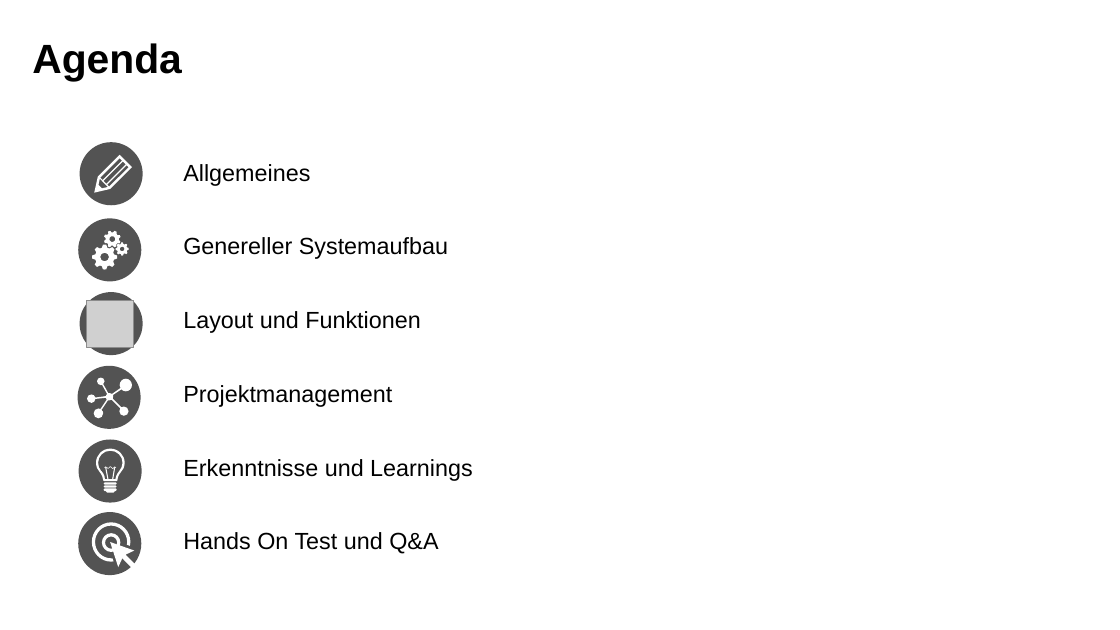
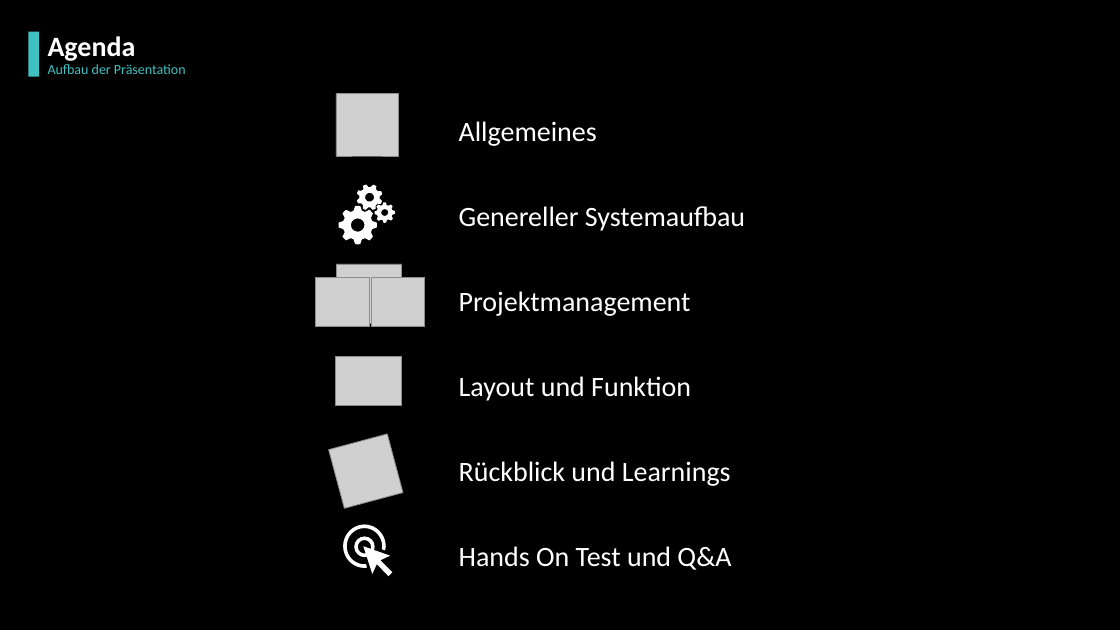
Before and after one commit to pagdot/Jukebox-App, a slide deck: slide 2 of doc/Präsentation.pptx. Drawn at 1120x630 pixels with LibreOffice and Linux fonts; fonts in the diff are those of the drawing; grey boxes stand for pictures; background and template pictures are left out. Boxes give left, top, right and bottom in pixels: in the first picture for what was removed or moved away, otherwise in the second. Text is boxed around its words. In the diff, an @@ line names an element or a change of style, - is before the commit and + after.

Commit message:
2019-12-18 +Update: Operation Manual +Update: Presentation
+Update: Operation Manual: Made new images of changed ui and also changed operation manual description.
+Update: Presentation: Updated current presentation with new design.

```diff
--- a/doc/Präsentation.pptx
+++ b/doc/Präsentation.pptx
@@ background #FFFFFF to picture (left out) @@
@@ rectangle added at box(29, 32, 39, 77), fill #40C0C0 @@
@@ text removed at box(32, 43, 182, 81) @@
-Agenda
@@ text added at box(48, 36, 136, 61), 24 pt, text #FFFFFF, bold @@
+Agenda
@@ text added at box(48, 64, 186, 74), 12 pt, text #40C0C0 @@
+Aufbau der Präsentation
@@ picture added at box(336, 94, 398, 156) @@
@@ text "Allgemeines": place and size @@
-text "Allgemeines" at box(183, 164, 473, 554)
+text "Allgemeines" at box(459, 121, 745, 570)
@@ ellipse removed at box(80, 142, 143, 205) @@
@@ text at box(459, 121, 745, 570): size 20 to 24 pt, font Arial to Calibri, text colour #000000 to #FFFFFF in "Allgemeines", "Genereller Systemaufbau", "Projektmanagement", "Hands On Test und Q&A"; indent changed; line spacing 0.9 to 1; more space between paragraphs @@
@@ freeform shape removed at box(94, 155, 132, 192) @@
@@ freeform shape: place and size @@
-freeform shape at box(92, 523, 130, 562)
+freeform shape at box(339, 206, 377, 245)
@@ freeform shape: place and size @@
-freeform shape at box(92, 245, 118, 270)
+freeform shape at box(357, 185, 382, 210)
@@ freeform shape: place and size @@
-freeform shape at box(104, 231, 121, 248)
+freeform shape at box(375, 202, 395, 223)
@@ ellipse removed at box(78, 218, 141, 281) @@
@@ freeform shape removed at box(116, 243, 129, 256) @@
@@ picture added at box(337, 264, 402, 323) @@
@@ ellipse removed at box(80, 292, 143, 355) @@
@@ picture added at box(316, 277, 370, 326) @@
@@ picture added at box(371, 277, 425, 326) @@
@@ picture removed at box(87, 301, 134, 348) @@
@@ text at box(183, 311, 421, 333): paragraph removed @@
-Layout und Funktionen
@@ picture added at box(335, 357, 402, 406) @@
@@ ellipse removed at box(77, 365, 140, 429) @@
@@ text at box(459, 376, 731, 486): text changed; size 20 to 24 pt; font Arial to Calibri; text colour #000000 to #FFFFFF @@
-Erkenntnisse und Learnings
+Layout und Funktion
+Rückblick und Learnings
@@ ellipse removed at box(79, 439, 142, 502) @@
@@ freeform shape removed at box(96, 449, 124, 492) @@
@@ picture added at box(328, 434, 403, 508) @@
@@ ellipse removed at box(78, 513, 141, 576) @@
@@ freeform shape: place and size @@
-freeform shape at box(87, 378, 133, 418)
+freeform shape at box(343, 524, 386, 568)
@@ freeform shape: place and size @@
-freeform shape at box(102, 534, 120, 552)
+freeform shape at box(355, 537, 375, 558)
@@ freeform shape: place and size @@
-freeform shape at box(110, 542, 136, 569)
+freeform shape at box(364, 546, 393, 576)
```
Also in this commit, not shown: 5 other slides changed, 11 slides added, 5 slides removed, 14 other files.
